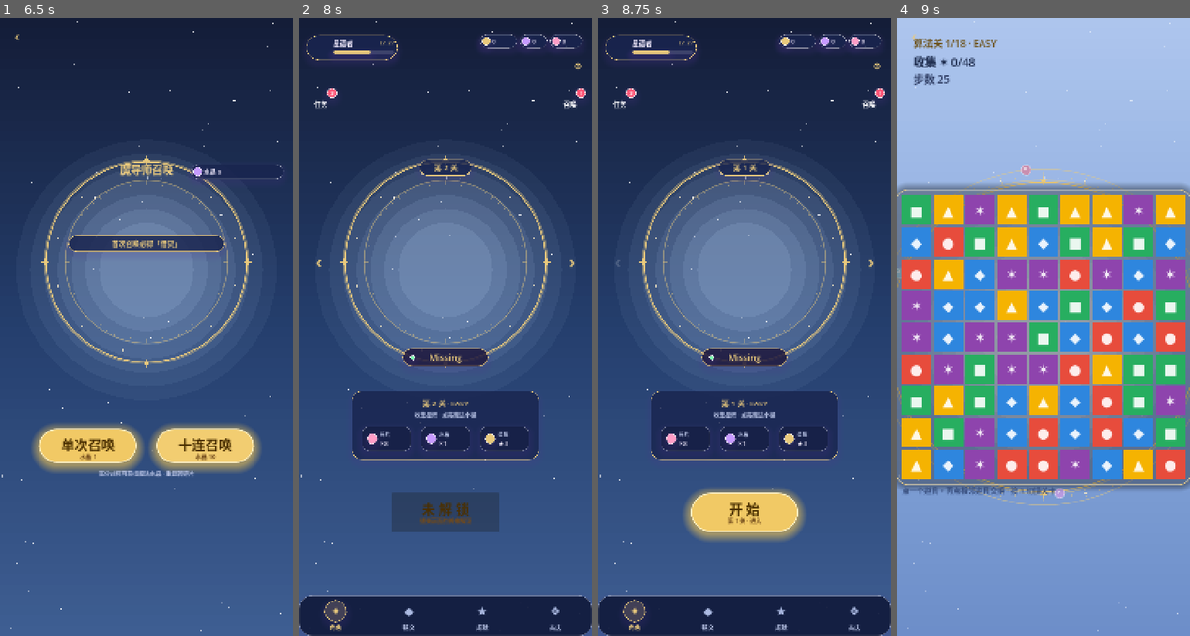
Above: before the commit, frames 1-4 (left to right).
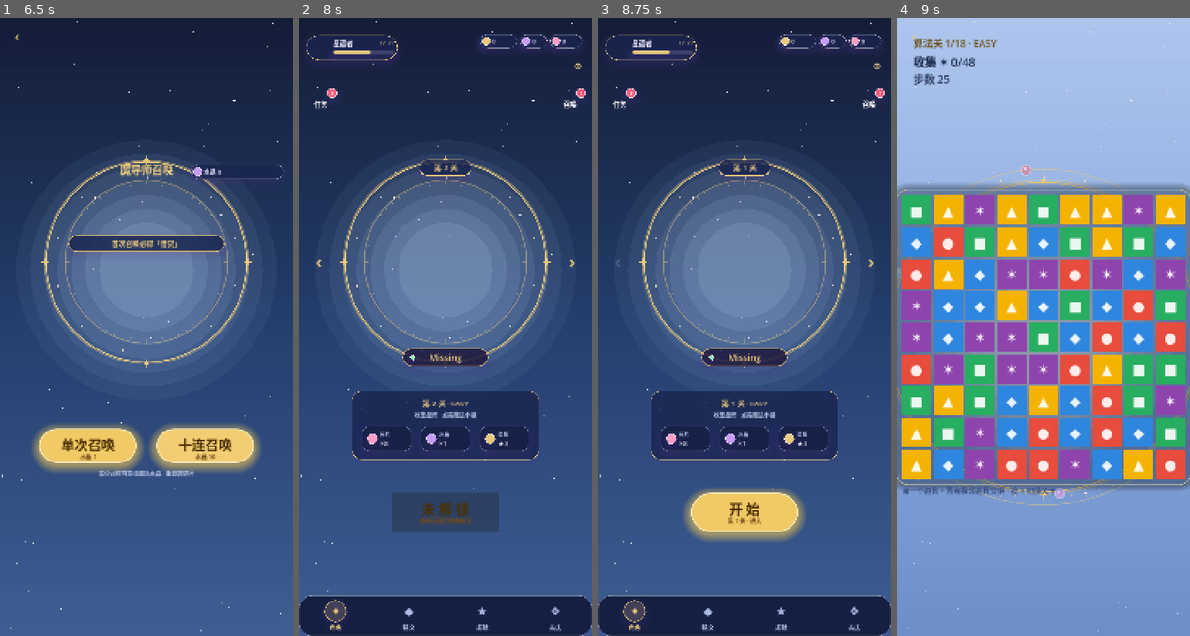
Above: after the commit, the same moments.

Repository: kumaloha/Polaris
Game: Godot game, scene res://main.tscn
Same seed, same stepped clock (60 frames per second), same inputs: the game is played once before the commit and once after it.
Inputs:
- Up to frame 1 (6.5 s): click "⚙" at 0.5 s; click "‹" at 1.25 s; click "任务" at 2 s; click "✦" at 2.75 s; click "‹" at 3.5 s; click "召唤" at 4.25 s; click "单次召唤" at 5 s; click "十连召唤" at 5.75 s
- Up to frame 2 (8 s): click "‹" at 6.5 s; click "›" at 7.25 s
- Up to frame 3 (8.75 s): click "‹" at 8 s
- Up to frame 4 (9 s): click "开 始" at 8.75 s

Frames 1-3 are identical in both runs. In frame 4, 0.5% of the frame differs, in the area x 0-100%, y 27-76%.

Commit message:
fix(game): 棋盘底色改真蓝(不发灰),淡蓝高透
反馈(现在是淡灰): 之前 (0.86,0.92,1.0) 近白,叠蓝底只是提亮→发灰。改用饱和蓝 (0.42,0.64,1.0)——蓝远高于红,低透明度也读成蓝;格子 alpha 0.16、框 0.09。

Co-Authored-By: Claude Opus 4.8 <noreply@anthropic.com>

🤖 Generated with [Claude Code](https://claude.com/claude-code)

Diff:
--- a/godot/view/game.gd
+++ b/godot/view/game.gd
@@ -254,7 +254,7 @@
 	_frame.z_index = -5
 	_frame.mouse_filter = Control.MOUSE_FILTER_IGNORE
 	var fs := StyleBoxFlat.new()
-	fs.bg_color = Color(0.86, 0.92, 1.0, 0.06)   # 淡蓝软底(高透明)
+	fs.bg_color = Color(0.42, 0.64, 1.0, 0.09)   # 淡蓝软底(饱和蓝,高透明)
 	fs.set_corner_radius_all(30)
 	fs.set_border_width_all(2)
 	fs.border_color = Color("e9c97c")
@@ -513,7 +513,7 @@
 			else:
 				tex = piece_tex[sp].get(ME.SP_NONE)   # 横/竖/炸/普通都用干净基础宝石；方向由 bu 光条指示(替掉烤死的脏光束)
 		if tex != null:
-			rect.color = Color(0.86, 0.92, 1.0, 0.10)   # 淡蓝格(高透明，几乎融进背景，不抢眼)
+			rect.color = Color(0.42, 0.64, 1.0, 0.16)   # 淡蓝格(饱和蓝,高透明;近白会发灰故用真蓝)
 			pr.texture = tex
 			pr.visible = true
 			lab.text = ""
